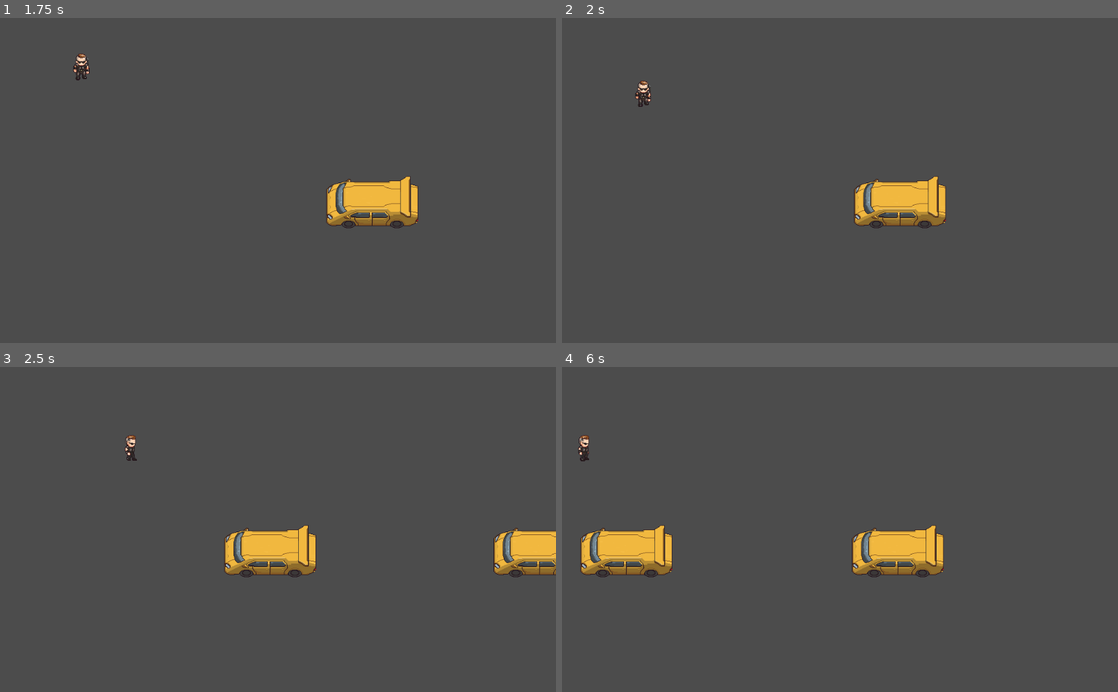
Above: before the commit, frames 1-4 (two rows, left to right).
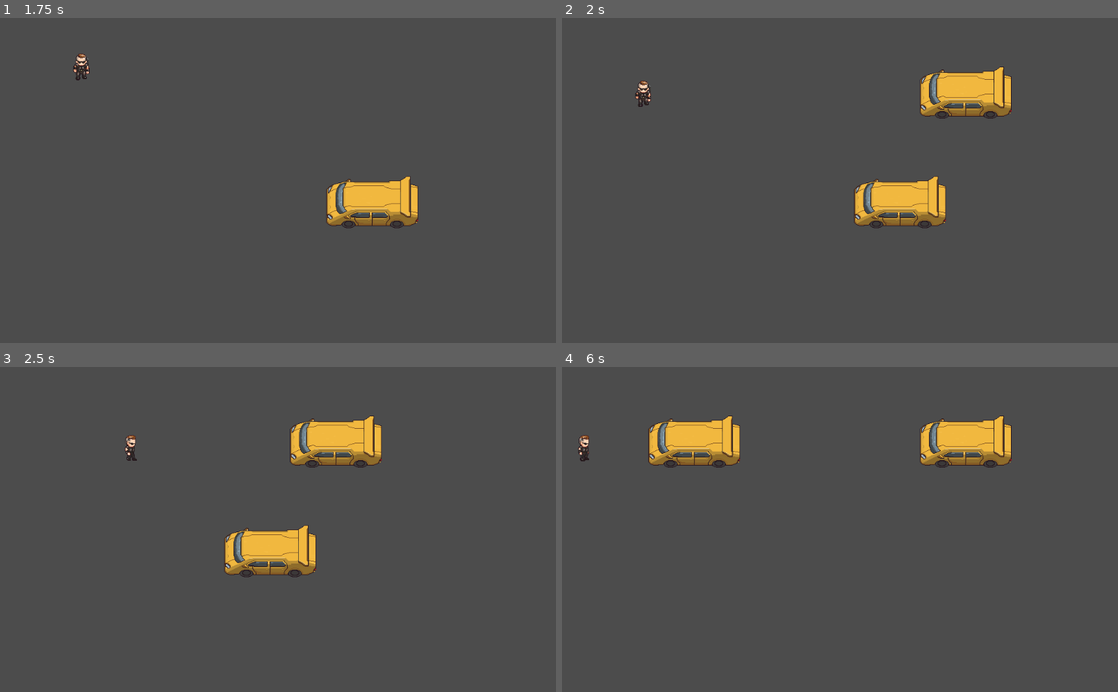
Above: after the commit, the same moments.

Repository: rominalodolo/PYTHON
Game: Godot game, scene res://Level/Level.tscn
Same seed, same stepped clock (60 frames per second), same inputs: the game is played once before the commit and once after it.
Inputs:
- Up to frame 1 (1.75 s): hold Right (ui_right) 0.53-1.28 s; hold Down (ui_down) from 1.28 s (still down)
- Up to frame 2 (2 s): keep holding Down (ui_down)
- Up to frame 3 (2.5 s): release Down (ui_down) at 2.03 s; hold Right (ui_right) from 2.03 s (still down)
- Up to frame 4 (6 s): release Right (ui_right) at 2.78 s; hold Up (ui_up) 2.78-3.53 s; hold Left (ui_left) 3.53-5.03 s; hold Down (ui_down) 5.03-5.78 s; hold Right (ui_right) from 5.78 s (still down)

Frame 1 is identical in both runs. In frame 2, 2.1% of the frame differs, in the area x 64-81%, y 14-31%; in frame 3, 3.5%; in frame 4, 8.4%, in the area x 3-81%, y 14-65%.

Commit message:
adding CarStart1 position
adding CarStart1 position so car spawns from a specific location on the screen

Diff:
--- a/PythonGaming/game3_BladeFrogger/Level/Level.gd
+++ b/PythonGaming/game3_BladeFrogger/Level/Level.gd
@@ -4,4 +4,5 @@
 
 func _on_Timer_timeout():
 	var car = CAR.instance()
+	car.position = $"CarStart1".position
 	add_child(car)
--- a/PythonGaming/game3_BladeFrogger/Level/Level.tscn
+++ b/PythonGaming/game3_BladeFrogger/Level/Level.tscn
@@ -15,4 +15,7 @@
 wait_time = 2.0
 autostart = true
 
+[node name="CarStart1" type="Position2D" parent="."]
+position = Vector2( 747.702, 137.562 )
+
 [connection signal="timeout" from="Timer" to="." method="_on_Timer_timeout"]
